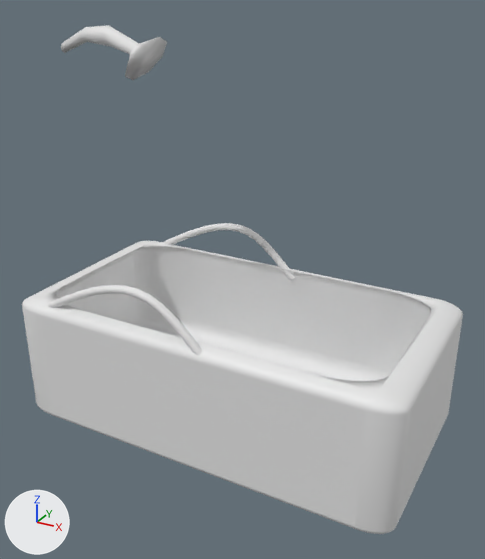
What one commit did to the Blender file BlenderModels/Motel/Interior/Bath.blend.
Both versions are drawn from a 50 mm lens placed at (1.52, -2.65, 2.16), pointed at (0.09, -0.05, 0.86). The lights are fixed; the arrows at lower left show +X, +Y and +Z. The first picture is the older version.

Objects in the first picture: 'Bath'.
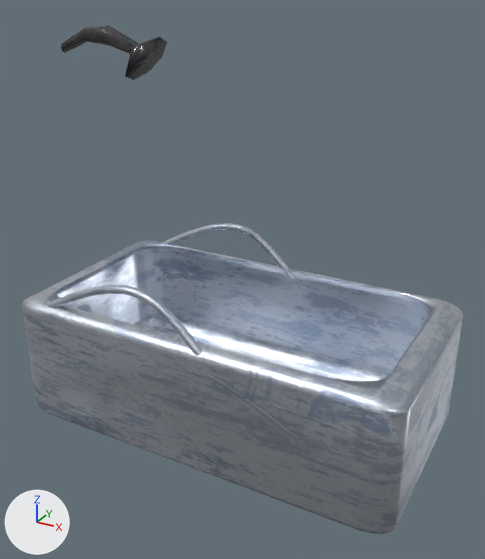
Pixel boxes (x1, y1, x2, y2) of what changed, in the pictures (485 x 559 px):
part 1 of me_cube_004, recoloured (darker): (22, 223, 463, 534) in both
part 2 of me_cube_004, recoloured (white to black): (61, 25, 167, 80) in both

The change in detail:
Picture 'Metal046A_1K-PNG_Metalness.png' (img_metal046a_1k_png_metalness_png) is new.
Picture 'Metal046A_1K-PNG_Displacement.png' (img_metal046a_1k_png_displacement_png) is new.
Picture 'Metal046A_1K-PNG_Roughness.png' (img_metal046a_1k_png_roughness_png) is new.
Picture 'Metal046A_1K-PNG_NormalGL.png' (img_metal046a_1k_png_normalgl_png) is new.
Picture 'Metal046A_1K-PNG_Color.png' (img_metal046a_1k_png_color_png) is new.
Picture 'Metal014_1K-PNG_Metalness.png' (img_metal014_1k_png_metalness_png) is new.
Picture 'Metal014_1K-PNG_Color.png' (img_metal014_1k_png_color_png) is new.
Picture 'Metal014_1K-PNG_Roughness.png' (img_metal014_1k_png_roughness_png) is new.
Picture 'Metal014_1K-PNG_NormalGL.png' (img_metal014_1k_png_normalgl_png) is new.
Picture 'Metal014_1K-PNG_Displacement.png' (img_metal014_1k_png_displacement_png) is new.
Material 'ShowerMaterial' (mat_showermaterial) is new.
Uses the picture img_metal046a_1k_png_color_png.
Uses the picture img_metal046a_1k_png_displacement_png.
Uses the picture img_metal046a_1k_png_metalness_png.
Uses the picture img_metal046a_1k_png_normalgl_png.
Uses the picture img_metal046a_1k_png_roughness_png.
Material 'BathMaterial' (mat_bathmaterial) is new.
Uses the picture img_metal014_1k_png_color_png.
Uses the picture img_metal014_1k_png_displacement_png.
Uses the picture img_metal014_1k_png_metalness_png.
Uses the picture img_metal014_1k_png_normalgl_png.
Uses the picture img_metal014_1k_png_roughness_png.
me_cube_004 has 1640 vertices, 1570 faces and spans x -1.03..0.97, y -0.54..0.54, z 0.04..1.98.
me_cube_004 is used by ob_bath; location (0.073, 0.0, 0.0).
me_cube_004 part 1: all 1536 faces centred in x -1.03..0.97, y -0.54..0.54, z 0.04..0.92 switch from no material to mat_bathmaterial.
me_cube_004 part 2: all 34 faces centred in x -1.03..-0.52, y -0.06..0.08, z 1.8..1.97 switch from no material to mat_showermaterial.
